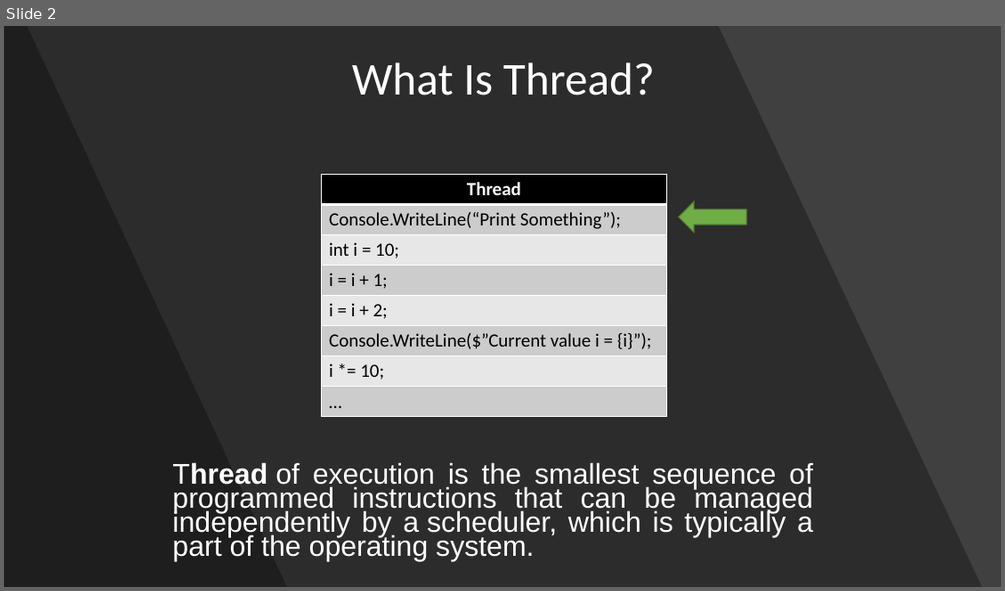
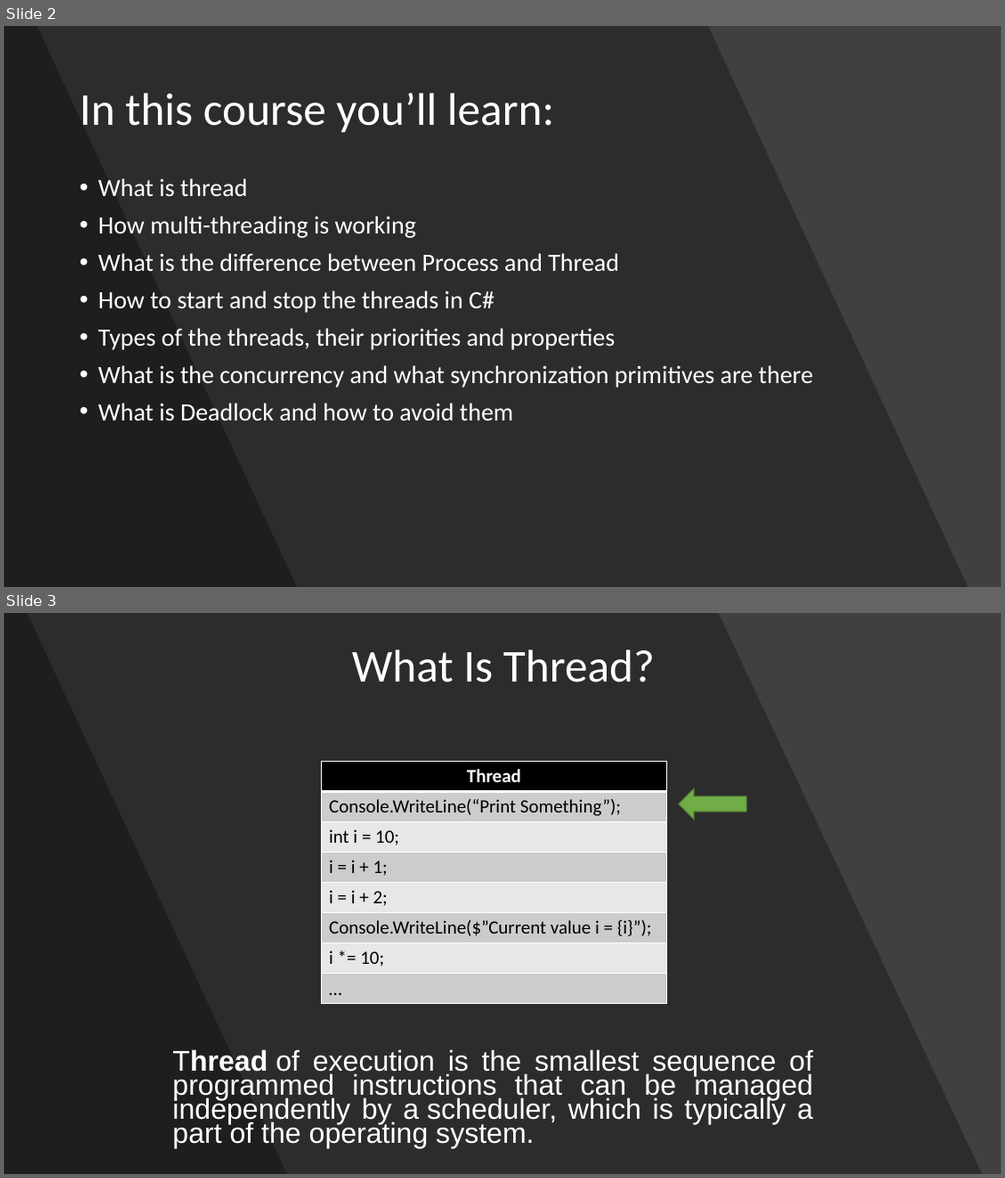
Before and after one commit to GlobusAzure000/Courses, a slide deck: MultiThreading/!Materials/Multithreading - Animation.pptx. Shown one above the other, each under a label of ours: slide 2 before the commit, slides 2 and 3 after it. The pictures are 1005x591 and 1005x1178 pixels, drawn with LibreOffice and Linux fonts; fonts in the diff are those of the drawing. Boxes give left, top, right and bottom in pixels: in the first picture for what was removed or moved away, otherwise in the second. Text is boxed around its words. In the diff, an @@ line names an element or a change of style, - is before the commit and + after.

Commit message:
Adding slide with learning objectives

```diff
--- a/MultiThreading/!Materials/Multithreading - Animation.pptx
+++ b/MultiThreading/!Materials/Multithreading - Animation.pptx
@@ slide 2 added at (4,26,1001,587), background #404040 @@
@@ freeform shape added at (4,26,968,587), fill #000000 at 30% opacity @@
@@ freeform shape added at (4,26,297,587), fill #000000 at 30% opacity @@
@@ title added at (80,93,554,133), 44 pt, text #FFFFFF @@
+In this course you’ll learn:
@@ text added at (98,178,813,420), 24 pt, text #FFFFFF @@
+• What is thread
+• How multi-threading is working
+• What is the difference between Process and Thread
+• How to start and stop the threads in C#
+• Types of the threads, their priorities and properties
+• What is the concurrency and what synchronization primitives are there
+• What is Deadlock and how to avoid them
@@ what was slide 2 is now slide 3 @@
```
Also in this commit, not shown: 1 other slide added, 1 slide removed.
